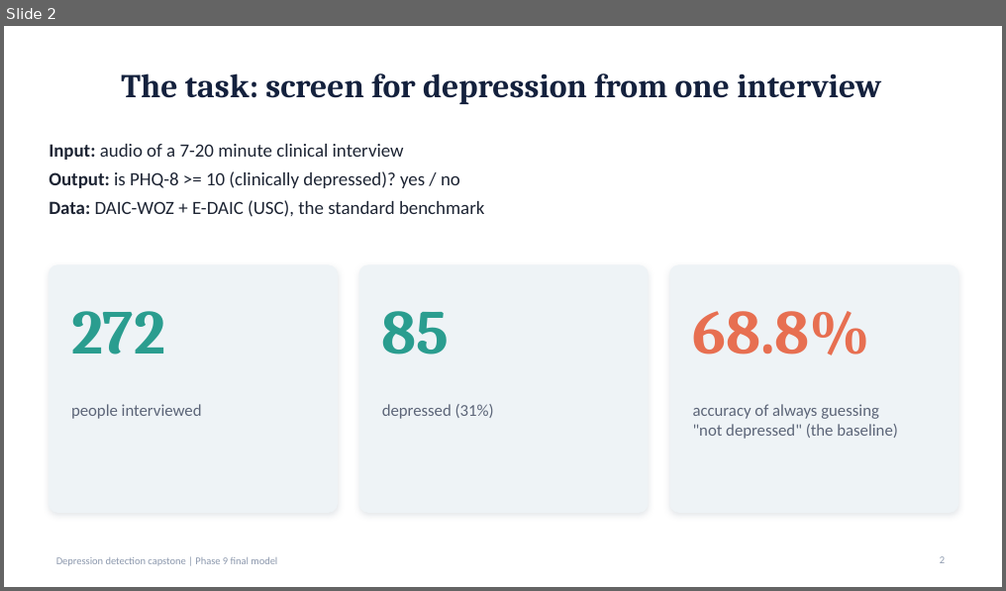
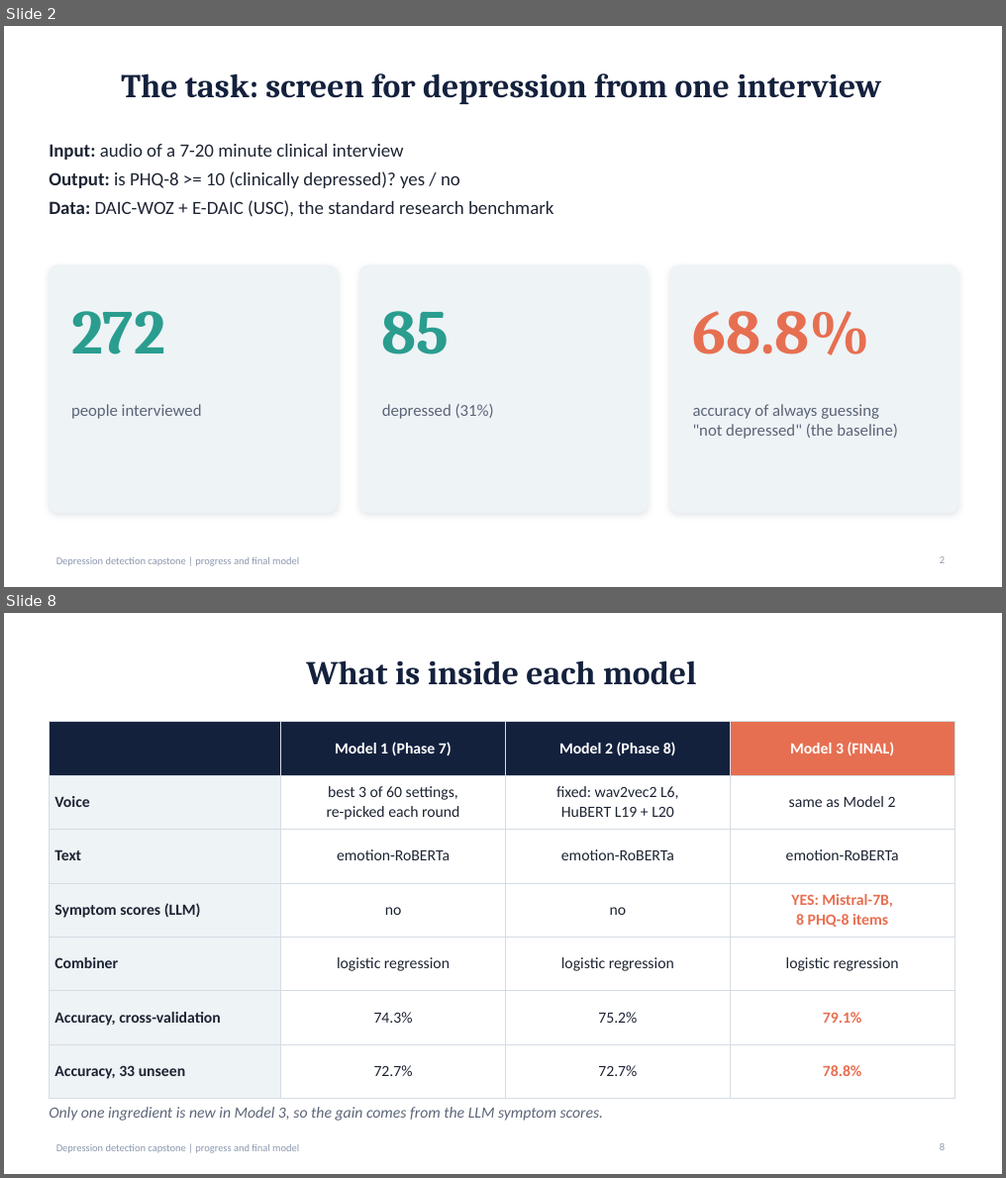
Before and after one commit to Vivan182005/depression-detection, a slide deck: reports/research_v2/Final_Model_Results.pptx. Shown one above the other, each under a label of ours: slide 2 before the commit, slides 2 and 8 after it; the slides between them are not shown. The pictures are 1006x591 and 1006x1178 pixels, drawn with LibreOffice and Linux fonts; fonts in the diff are those of the drawing. Boxes give left, top, right and bottom in pixels: in the first picture for what was removed or moved away, otherwise in the second. Text is boxed around its words. In the diff, an @@ line names an element or a change of style, - is before the commit and + after.

```diff
--- a/reports/research_v2/Final_Model_Results.pptx
+++ b/reports/research_v2/Final_Model_Results.pptx
@@ slide 8 added at <box>4,613,1002,1174</box>, background #FFFFFF; not listed: 1 template element that a slide beside it also shows @@
@@ title added at <box>306,661,697,685</box>, 32 pt, text #14213D, bold @@
+What is inside each model
@@ table added at <box>49,722,954,1083</box>, 7 rows, 4 columns @@
+ | Model 1 (Phase 7) | Model 2 (Phase 8) | Model 3 (FINAL)
+Voice | best 3 of 60 settings, / re-picked each round | fixed: wav2vec2 L6, / HuBERT L19 + L20 | same as Model 2
+Text | emotion-RoBERTa | emotion-RoBERTa | emotion-RoBERTa
+Symptom scores (LLM) | no | no | YES: Mistral-7B, / 8 PHQ-8 items
+Combiner | logistic regression | logistic regression | logistic regression
+Accuracy, cross-validation | 74.3% | 75.2% | 79.1%
+Accuracy, 33 unseen | 72.7% | 72.7% | 78.8%
@@ text added at <box>49,1107,604,1121</box>, 15 pt, text #5C6578, italic @@
+Only one ingredient is new in Model 3, so the gain comes from the LLM symptom scores.
@@ page number added at <box>940,1144,944,1151</box>, 10 pt, text #8D99AE @@
+8
@@ slide 2 changed as well @@
@@ text at <box>49,200,553,217</box>: text changed @@
-Data: DAIC-WOZ + E-DAIC (USC), the standard benchmark
+Data: DAIC-WOZ + E-DAIC (USC), the standard research benchmark
@@ text at <box>56,558,299,567</box>: text changed @@
-Depression detection capstone | Phase 9 final model
+Depression detection capstone | progress and final model
```
Also in this commit, not shown: 9 other slides changed, 12 other slides added, 3 slides removed, 5 other files.
